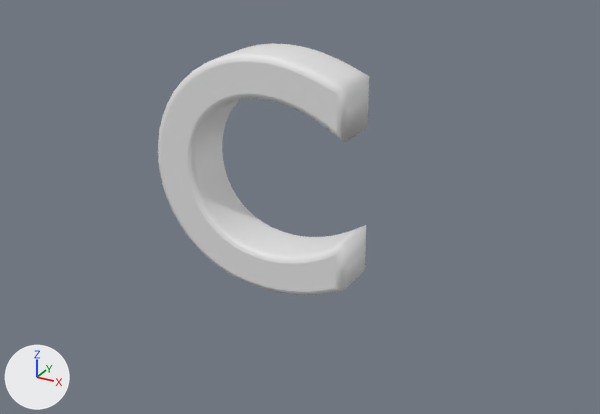
An edit to the Blender file assets/intro18.blend, drawn before and after from the same camera.
The view is the same before and after, from a 50 mm camera at (1.262, -2.036, 0.957) aimed at (0.121, 0.039, -0.081). The lights are fixed; the arrows at lower left show +X, +Y and +Z. The same objects are shown in both versions, whatever each file hides.

Script lines for the objects in view, before the commit:
```python
txt_text_012 = bpy.data.curves.new('Text.012', 'FONT')
txt_text_012.body = 'C'
txt_text_012.bevel_resolution = 2
txt_text_012.extrude = 0.07
txt_text_012.bevel_depth = 0.02
txt_text_012.align_x = 'CENTER'
txt_text_012.align_y = 'CENTER'
txt_text_012.size = 1.01
txt_text_012.space_character = 1.1
ob_play = bpy.data.objects.new('Play', txt_text_012)
ob_play.location = (0.0, 0.0, 0.0)
ob_play.rotation_euler = (1.571, 0.0, 0.0)  # degrees (90, 0, 0)
```
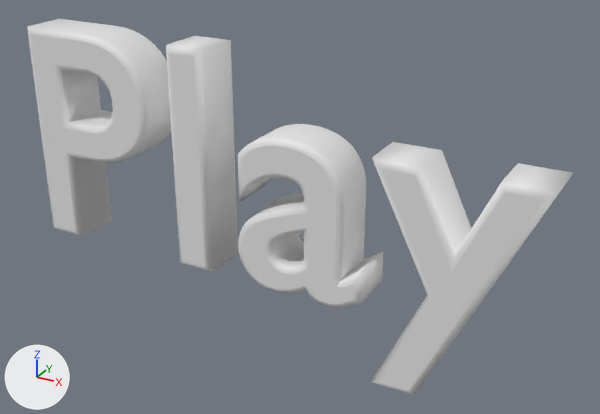
Boxes [x1, y1, x2, y2] around the edits, measured in the pictures (600 x 414 px):
'Play', text changed: before [158, 43, 369, 295]; after [27, 19, 573, 395]

The change, as a list of edits to the scene's bpy script:
```text
Change txt_text_012:
    txt_text_012.body: 'C' -> 'Play'
```
